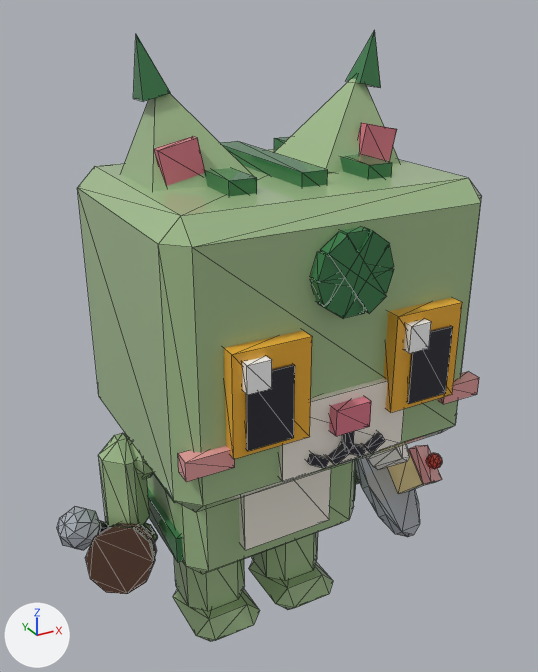
What one commit did to the glTF model assets/cat-cafe/exports/CatCafe_Cat_Fern_Work.glb.
One viewpoint serves both versions: a camera (50 mm lens) standing at (-1.03, -2.09, 2.09) and looking at (0.16, 0.06, 1.01). Every picture has the same lights, and +X, +Y and +Z are marked at lower left. The first picture is the older version. Mesh edges are drawn as thin lines. Vertices at exactly the same position are counted once.

In view in the first picture: 'CatCafe_Cat_Fern_Work_Body', 'CatCafe_Cat_Fern_Work_EarL', 'CatCafe_Cat_Fern_Work_EarR', 'CatCafe_Cat_Fern_Work_Eye1', 'CatCafe_Cat_Fern_Work_Eye2', 'CatCafe_Cat_Fern_Work_Head', 'CatCafe_Cat_Fern_Work_Held_Barista', 'CatCafe_Cat_Fern_Work_Held_Entertainer', 'CatCafe_Cat_Fern_Work_Held_Waiter', 'CatCafe_Cat_Fern_Work_LegB1', 'CatCafe_Cat_Fern_Work_LegB2', 'CatCafe_Cat_Fern_Work_LegF2'.
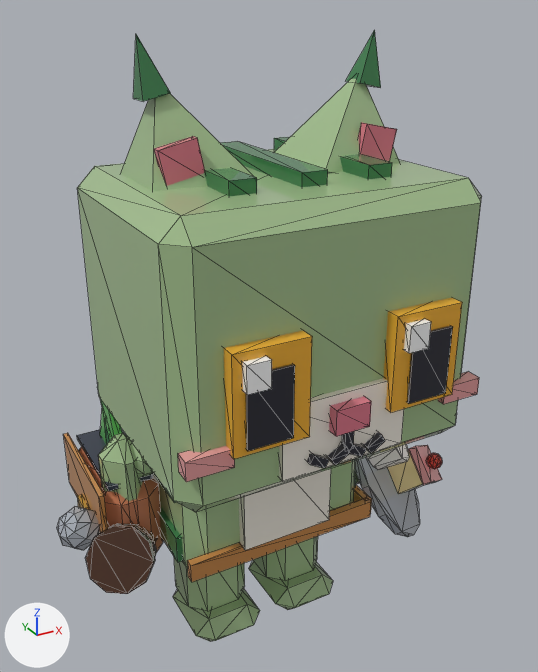
Where the change shows, as pixel boxes (x1, y1, x2, y2) in the pictures (538 x 672 px):
'CatCafe_Cat_Fern_Work_Body', reshaped
    before: (132, 443, 356, 574)
    after: (63, 399, 372, 582)
part 1 of me_catcafe_cat_fern_work_body, added (brown)
    after: (187, 497, 371, 582)
part 2 of me_catcafe_cat_fern_work_body, added
    after: (354, 485, 372, 514)
part 3 of me_catcafe_cat_fern_work_body, added (brown)
    after: (63, 433, 108, 534)
part 4 of me_catcafe_cat_fern_work_body, added
    after: (77, 495, 88, 509)
part 5 of me_catcafe_cat_fern_work_body, added
    after: (77, 430, 153, 491)
part 6 of me_catcafe_cat_fern_work_body, added (mostly hidden)
    after: (104, 418, 110, 444)
part 7 of me_catcafe_cat_fern_work_body, added (brown)
    after: (78, 447, 163, 553)
part 8 of me_catcafe_cat_fern_work_body, added (green)
    after: (100, 399, 122, 445)
part 9 of me_catcafe_cat_fern_work_head, deleted (green)
    before: (340, 227, 369, 318)
part 10 of me_catcafe_cat_fern_work_head, deleted (green)
    before: (320, 232, 386, 313)
part 11 of me_catcafe_cat_fern_work_head, deleted
    before: (310, 245, 394, 306)
part 12 of me_catcafe_cat_fern_work_head, deleted (green)
    before: (310, 252, 394, 293)
part 13 of me_catcafe_cat_fern_work_head, deleted (green)
    before: (318, 228, 389, 319)

The change, as a diff of the scene's bpy script:
```diff
--- a/assets/cat-cafe/exports/CatCafe_Cat_Fern_Work.glb.py
+++ b/assets/cat-cafe/exports/CatCafe_Cat_Fern_Work.glb.py
@@ me_catcafe_cat_fern_work_body @@
-me_catcafe_cat_fern_work_body.from_pydata(...)  # 104 vertices, 180 faces; spans x -0.465..0.465, y -0.356..0.223, z 0.361..1.045
+me_catcafe_cat_fern_work_body.from_pydata(...)  # 200 vertices, 332 faces; spans x -0.575..0.465, y -0.356..0.282, z 0.334..1.045
+# me_catcafe_cat_fern_work_body part 1: a new loose piece, a box spanning x -0.347..0.347, y -0.344..-0.315, z 0.423..0.489, in mat_catcafe_palette
+# me_catcafe_cat_fern_work_body part 2: a new loose piece, a box spanning x 0.33..0.358, y -0.332..0.218, z 0.423..0.489, in mat_catcafe_palette
+# me_catcafe_cat_fern_work_body part 3: a new loose piece, a box spanning x -0.561..-0.544, y -0.145..0.282, z 0.492..0.699, in mat_catcafe_palette
+# me_catcafe_cat_fern_work_body part 4: a new loose piece, a box spanning x -0.575..-0.558, y 0.027..0.11, z 0.479..0.547, in mat_catcafe_palette
+# me_catcafe_cat_fern_work_body part 5: a new loose piece, a box spanning x -0.521..-0.37, y -0.111..0.247, z 0.684..0.7, in mat_catcafe_palette
+# me_catcafe_cat_fern_work_body part 6: a new loose piece, a box spanning x -0.454..-0.426, y 0.027..0.11, z 0.665..0.968, in mat_catcafe_palette
+# me_catcafe_cat_fern_work_body part 7: a new loose piece of 24 vertices spanning x -0.549..-0.342, y -0.138..0.275, z 0.334..0.692, in mat_catcafe_palette
+# me_catcafe_cat_fern_work_body part 8
+# 8 vertices are added at x -0.459..-0.448, y -0.081..0.213, z 0.662..0.97
+# 8 new vertices lie (0.027, 0.0, 0.0) away from vertices in x -0.459..-0.448, y -0.081..0.213, z 0.662..0.97
+# 24 new faces join them
+# other edits to the shape of me_catcafe_cat_fern_work_body do not show in these pictures
 me_catcafe_cat_fern_work_body.materials.append(mat_catcafe_palette)
@@ me_catcafe_cat_fern_work_head @@
-me_catcafe_cat_fern_work_head.from_pydata(...)  # 160 vertices, 248 faces; spans x -0.475..0.475, y -0.594..0.219, z -0.095..0.741
+me_catcafe_cat_fern_work_head.from_pydata(...)  # 120 vertices, 188 faces; spans x -0.475..0.475, y -0.594..0.219, z -0.095..0.741
+# me_catcafe_cat_fern_work_head part 9: the loose piece of 8 vertices spanning x -0.032..0.032, y -0.572..-0.534, z 0.413..0.632 is deleted
+# me_catcafe_cat_fern_work_head part 10: the loose piece of 8 vertices spanning x -0.09..0.09, y -0.583..-0.545, z 0.415..0.63 is deleted
+# me_catcafe_cat_fern_work_head part 11: the loose piece of 8 vertices spanning x -0.114..0.114, y -0.575..-0.537, z 0.458..0.587 is deleted
+# me_catcafe_cat_fern_work_head part 12: the loose piece of 8 vertices spanning x -0.114..0.114, y -0.578..-0.54, z 0.458..0.587 is deleted
+# me_catcafe_cat_fern_work_head part 13: the loose piece of 8 vertices spanning x -0.09..0.09, y -0.58..-0.542, z 0.415..0.63 is deleted
 me_catcafe_cat_fern_work_head.materials.append(mat_catcafe_palette)
```
